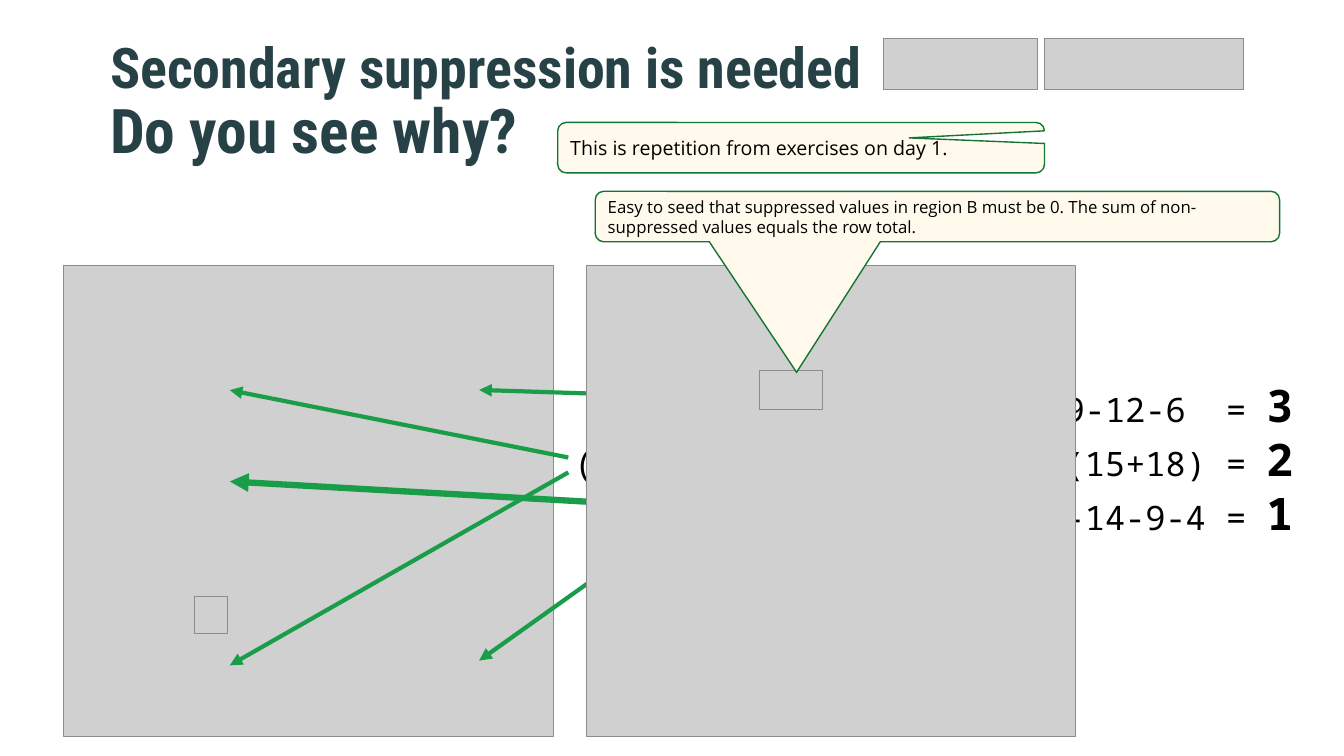
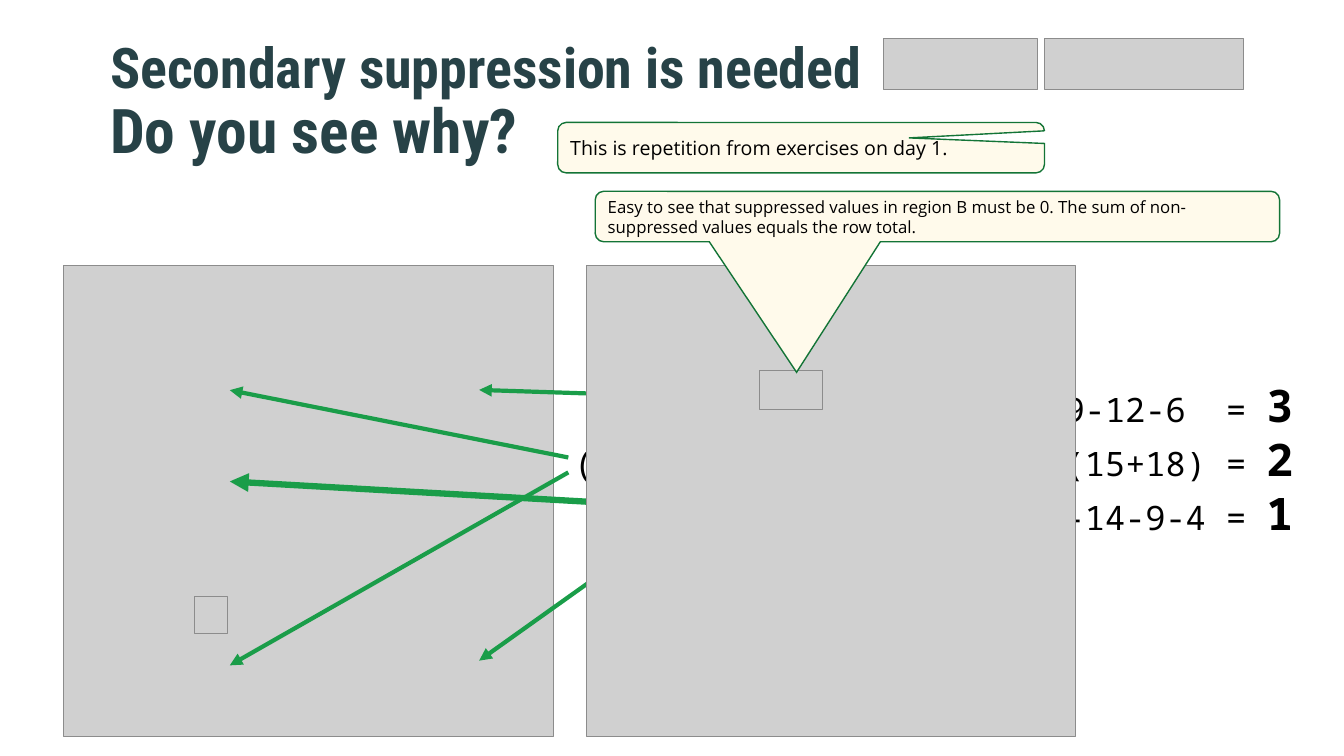
Before and after one commit to statisticsnorway/kurs-metode-sdc-2024, a slide deck: slide 17 of slides/ukraine day4_2.pptx. Drawn at 1344x756 pixels with LibreOffice and Linux fonts; fonts in the diff are those of the drawing; grey boxes stand for pictures; background and template pictures are left out. Boxes give left, top, right and bottom in pixels: in the first picture for what was removed or moved away, otherwise in the second. Text is boxed around its words. In the diff, an @@ line names an element or a change of style, - is before the commit and + after.

```diff
--- a/slides/ukraine day4_2.pptx
+++ b/slides/ukraine day4_2.pptx
@@ text in rounded speech box at (608,200,1186,237): text changed @@
-Easy to seed that suppressed values in region B must be 0. The sum of non-suppressed values equals the row total.
+Easy to see that suppressed values in region B must be 0. The sum of non-suppressed values equals the row total.
```
Also in this commit, not shown: 4 other slides changed.
